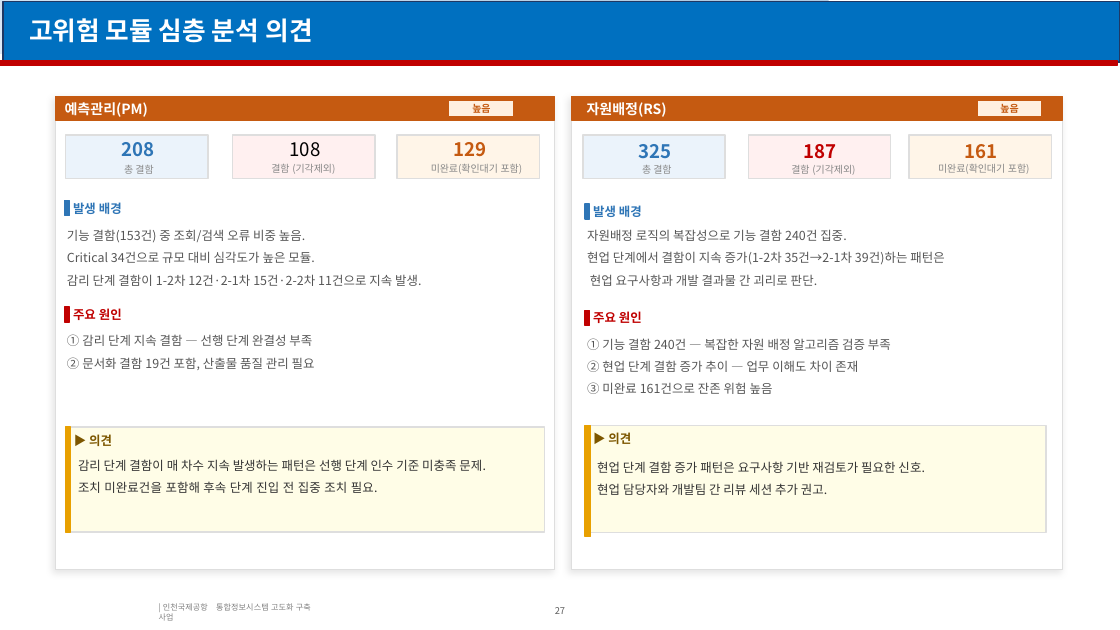
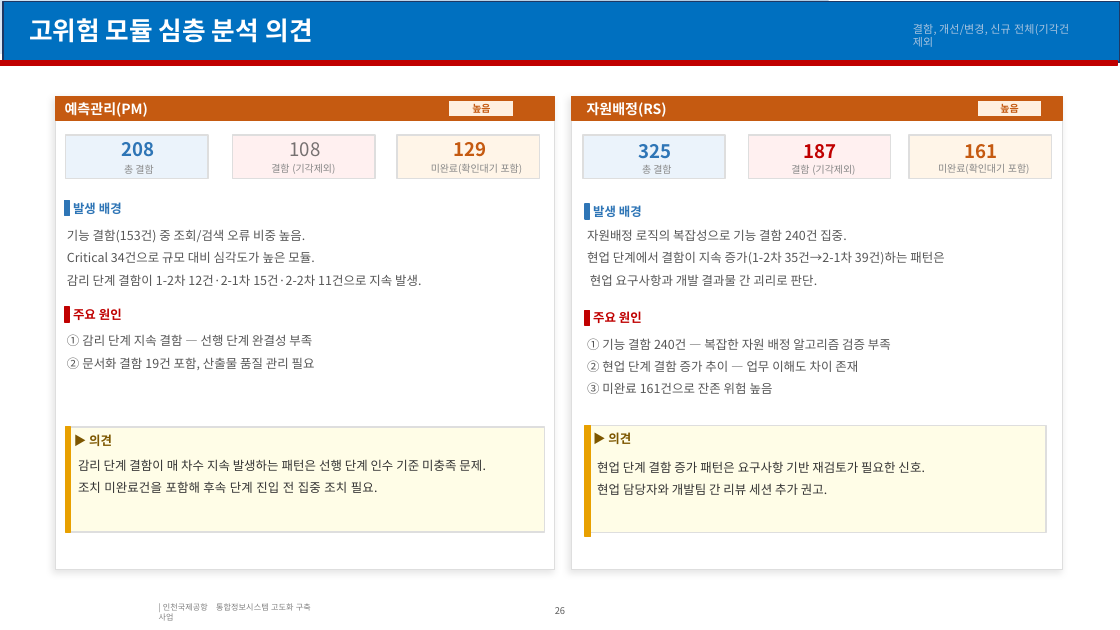
Before and after one commit to kechristal/iiac, a slide deck: slide 26 of 결함분석_종합보고서_최종.pptx (slide 27 before the commit). Drawn at 1120x630 pixels with LibreOffice and Linux fonts; fonts in the diff are those of the drawing; background and template pictures are left out. Boxes give left, top, right and bottom in pixels: in the first picture for what was removed or moved away, otherwise in the second. Text is boxed around its words. In the diff, an @@ line names an element or a change of style, - is before the commit and + after.

```diff
--- a/결함분석_종합보고서_최종.pptx
+++ b/결함분석_종합보고서_최종.pptx
@@ text added at bbox=[913, 24, 1069, 47], 7.1 pt, text #A8C4E0 @@
+결함, 개선/변경, 신규 전체(기각건 제외
@@ text "108" at bbox=[290, 142, 321, 156]: text colour #000000 to #767171 @@
@@ page number at bbox=[555, 607, 565, 614]: text changed @@
-27
+26
```
Also in this commit, not shown: 15 other slides changed, 1 other file.
